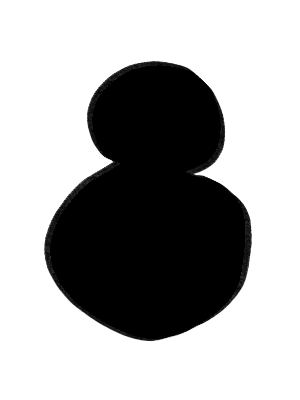
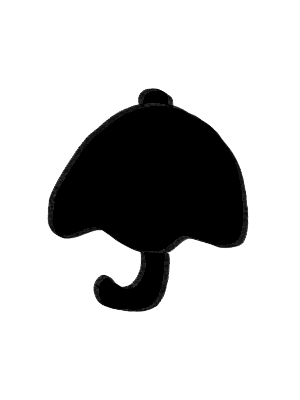
Two versions of the same layered image (300×400). Layer-by-layer changes:
renamed "レイヤー 8" to "レイヤー 9", painted on it over (x1=44, y1=61, x2=252, y2=342)
